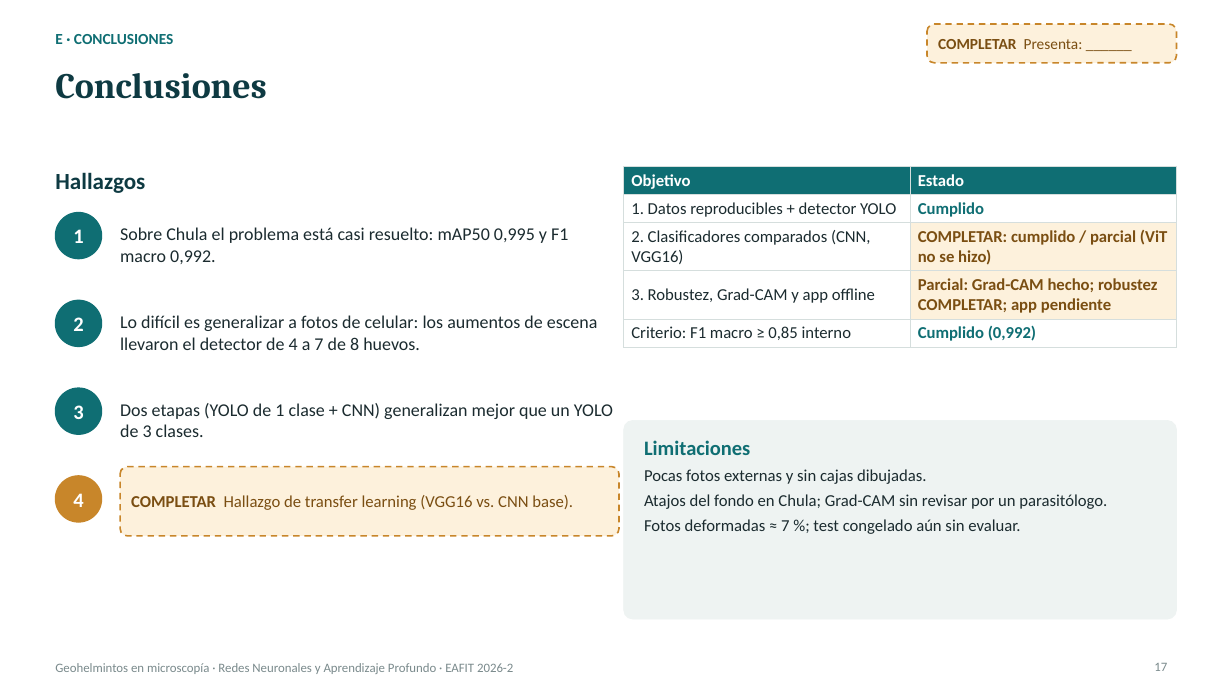
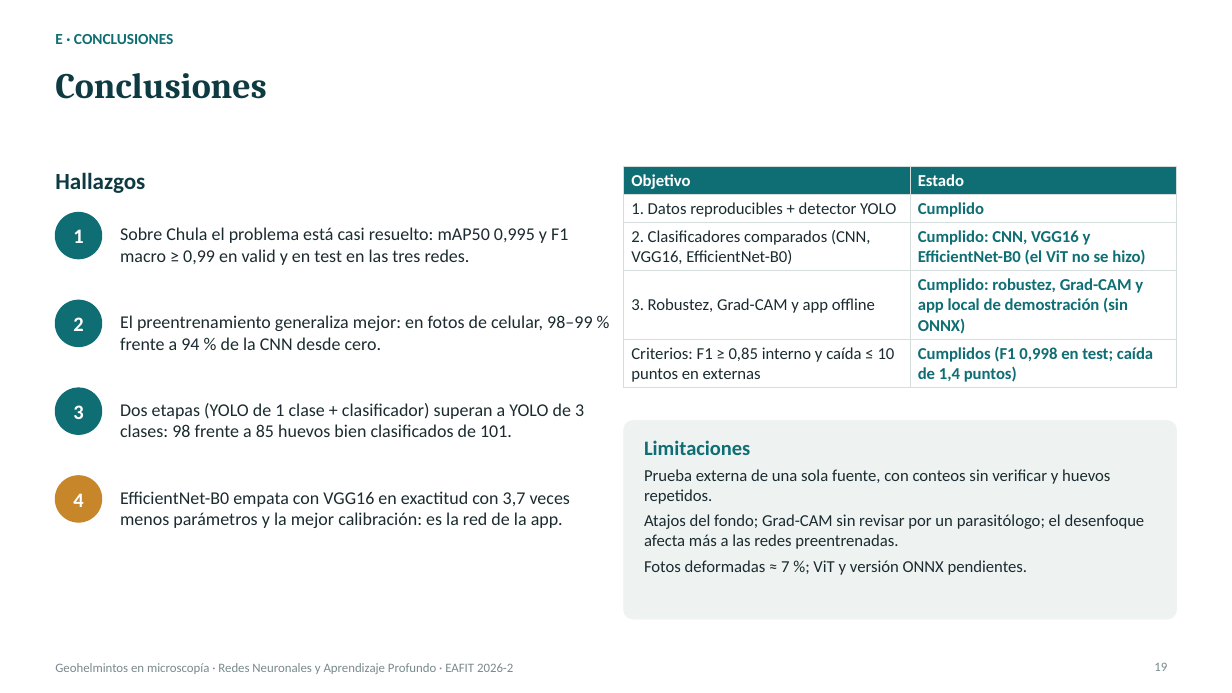
Before and after one commit to Llano0/ParCero_beta, a slide deck: slide 19 of docs/entregas/deep-learning/Presentacion_Geohelmintos_DL.pptx (slide 17 before the commit). Drawn at 1232x693 pixels with LibreOffice and Linux fonts; fonts in the diff are those of the drawing. Boxes give left, top, right and bottom in pixels: in the first picture for what was removed or moved away, otherwise in the second. Text is boxed around its words. In the diff, an @@ line names an element or a change of style, - is before the commit and + after.

```diff
--- a/docs/entregas/deep-learning/Presentacion_Geohelmintos_DL.pptx
+++ b/docs/entregas/deep-learning/Presentacion_Geohelmintos_DL.pptx
@@ rounded rectangle removed at (x1=927, y1=24, x2=1177, y2=63) @@
@@ text removed at (x1=938, y1=39, x2=1083, y2=49) @@
-COMPLETAR Presenta: ______
@@ table at (x1=624, y1=166, x2=1177, y2=386) @@
-row 3, column 1: 2. Clasificadores comparados (CNN, VGG16)
+row 3, column 1: 2. Clasificadores comparados (CNN, VGG16, EfficientNet-B0)
-row 3, column 2: COMPLETAR: cumplido / parcial (ViT no se hizo)
+row 3, column 2: Cumplido: CNN, VGG16 y EfficientNet-B0 (el ViT no se hizo)
-row 4, column 2: Parcial: Grad-CAM hecho; robustez COMPLETAR; app pendiente
+row 4, column 2: Cumplido: robustez, Grad-CAM y app local de demostración (sin ONNX)
-row 5, column 1: Criterio: F1 macro ≥ 0,85 interno
+row 5, column 1: Criterios: F1 ≥ 0,85 interno y caída ≤ 10 puntos en externas
-row 5, column 2: Cumplido (0,992)
+row 5, column 2: Cumplidos (F1 0,998 en test; caída de 1,4 puntos)
@@ fill #FDF1DC to none in 2 cells @@
@@ text at (x1=120, y1=227, x2=568, y2=265): text changed @@
-Sobre Chula el problema está casi resuelto: mAP50 0,995 y F1 macro 0,992.
+Sobre Chula el problema está casi resuelto: mAP50 0,995 y F1 macro ≥ 0,99 en valid y en test en las tres redes.
@@ text at (x1=120, y1=315, x2=592, y2=350): text changed @@
-Lo difícil es generalizar a fotos de celular: los aumentos de escena llevaron el detector de 4 a 7 de 8 huevos.
+El preentrenamiento generaliza mejor: en fotos de celular, 98–99 % frente a 94 % de la CNN desde cero.
@@ text at (x1=120, y1=403, x2=584, y2=437): text changed @@
-Dos etapas (YOLO de 1 clase + CNN) generalizan mejor que un YOLO de 3 clases.
+Dos etapas (YOLO de 1 clase + clasificador) superan a YOLO de 3 clases: 98 frente a 85 huevos bien clasificados de 101.
@@ rounded rectangle removed at (x1=120, y1=467, x2=619, y2=536) @@
@@ text at (x1=644, y1=469, x2=1145, y2=575): text changed @@
-Pocas fotos externas y sin cajas dibujadas.
-Atajos del fondo en Chula; Grad-CAM sin revisar por un parasitólogo.
-Fotos deformadas ≈ 7 %; test congelado aún sin evaluar.
+Prueba externa de una sola fuente, con conteos sin verificar y huevos repetidos.
+Atajos del fondo; Grad-CAM sin revisar por un parasitólogo; el desenfoque afecta más a las redes preentrenadas.
+Fotos deformadas ≈ 7 %; ViT y versión ONNX pendientes.
@@ text at (x1=120, y1=491, x2=571, y2=528): text changed; size 13 to 14 pt; text colour #7A4E12 to #1B2B2F @@
-COMPLETAR Hallazgo de transfer learning (VGG16 vs. CNN base).
+EfficientNet-B0 empata con VGG16 en exactitud con 3,7 veces menos parámetros y la mejor calibración: es la red de la app.
@@ page number at (x1=1154, y1=663, x2=1167, y2=671): text changed @@
-17
+19
```
Also in this commit, not shown: 17 other slides changed, 2 slides added, 6 other files.
